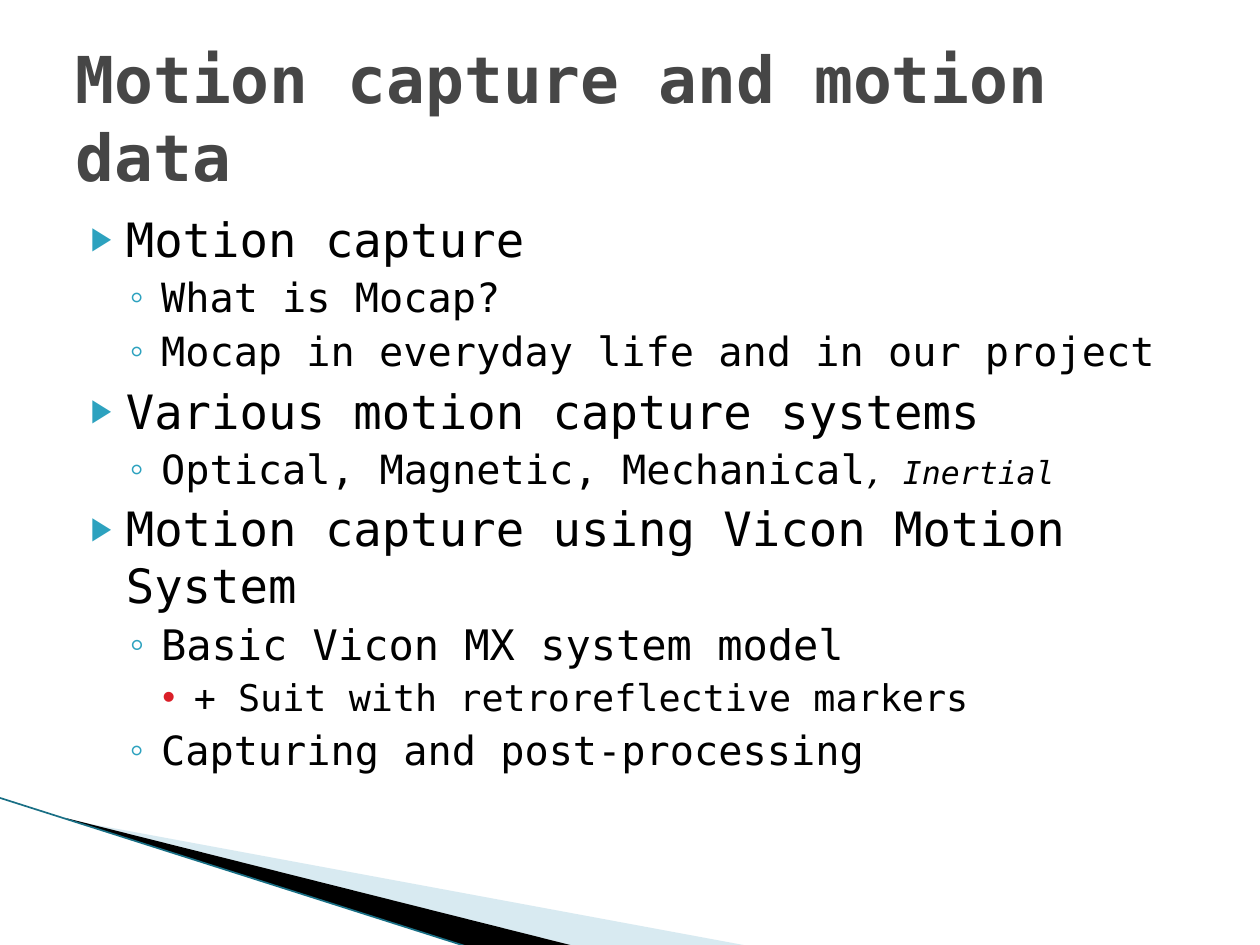
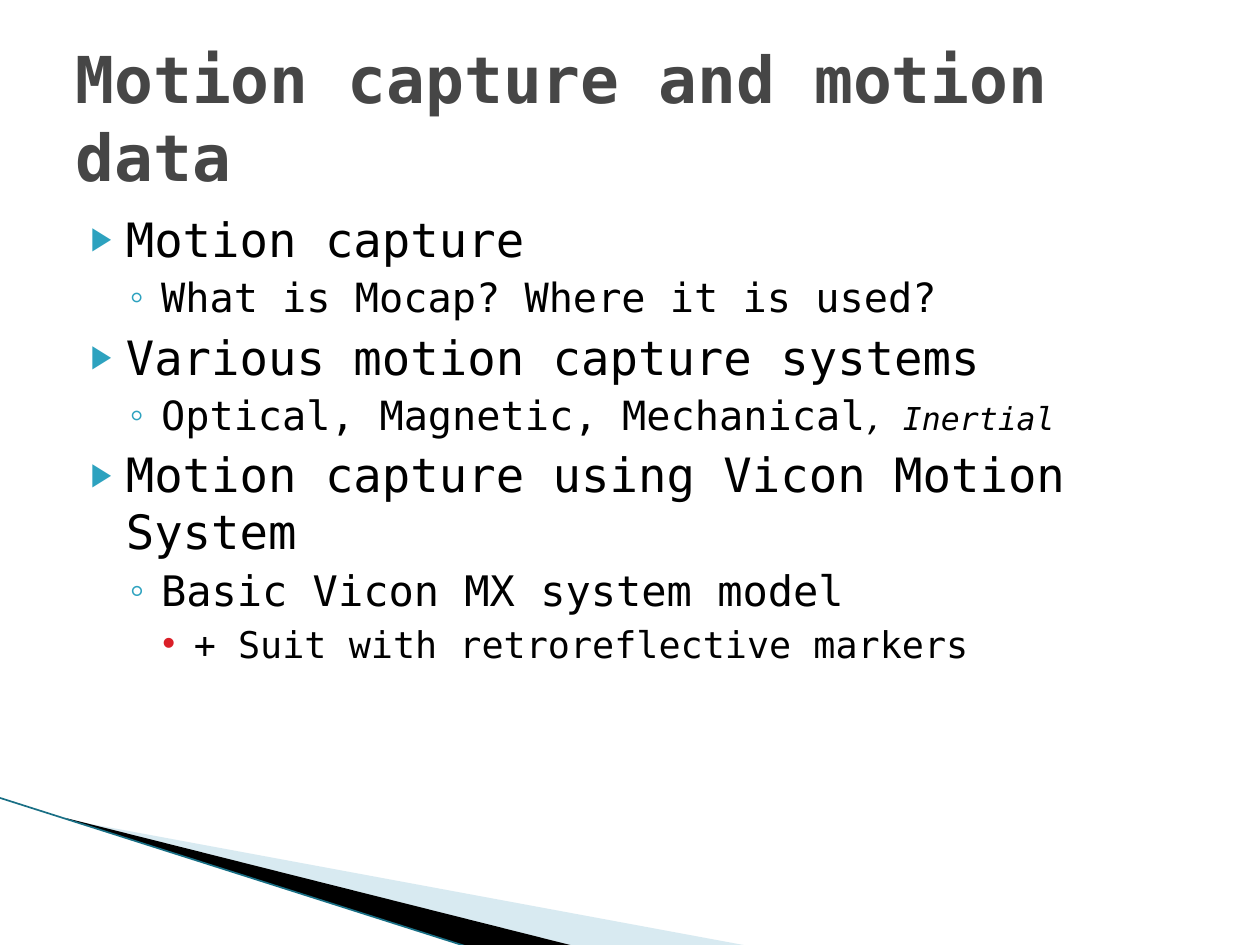
Before and after one commit to hobama/cvg01, a slide deck: slide 6 of docs/Presentation/Presentation.pptx (slide 5 before the commit). Drawn at 1260x945 pixels with LibreOffice and Linux fonts; fonts in the diff are those of the drawing; background and template pictures are left out. Boxes give left, top, right and bottom in pixels: in the first picture for what was removed or moved away, otherwise in the second. Text is boxed around its words. In the diff, an @@ line names an element or a change of style, - is before the commit and + after.

```diff
--- a/docs/Presentation/Presentation.pptx
+++ b/docs/Presentation/Presentation.pptx
@@ text at [161, 281, 936, 321]: text changed @@
-  ◦ What is Mocap?
-  ◦ Mocap in everyday life and in our project
+  ◦ What is Mocap? Where it is used?
@@ text at [161, 734, 863, 774]: paragraph removed @@
-  ◦ Capturing and post-processing
```
Also in this commit, not shown: 1 other slide changed, 3 slides added.
